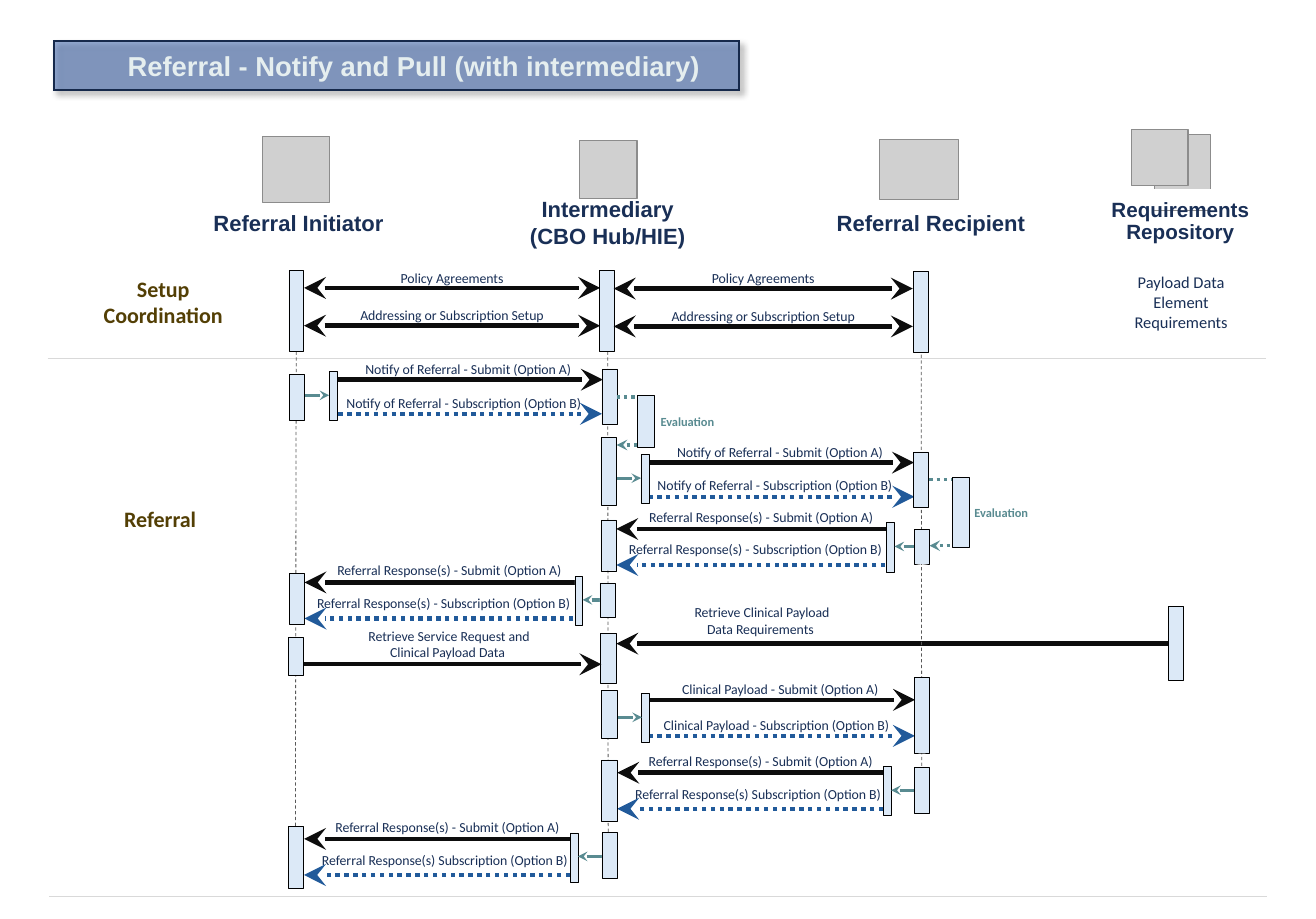
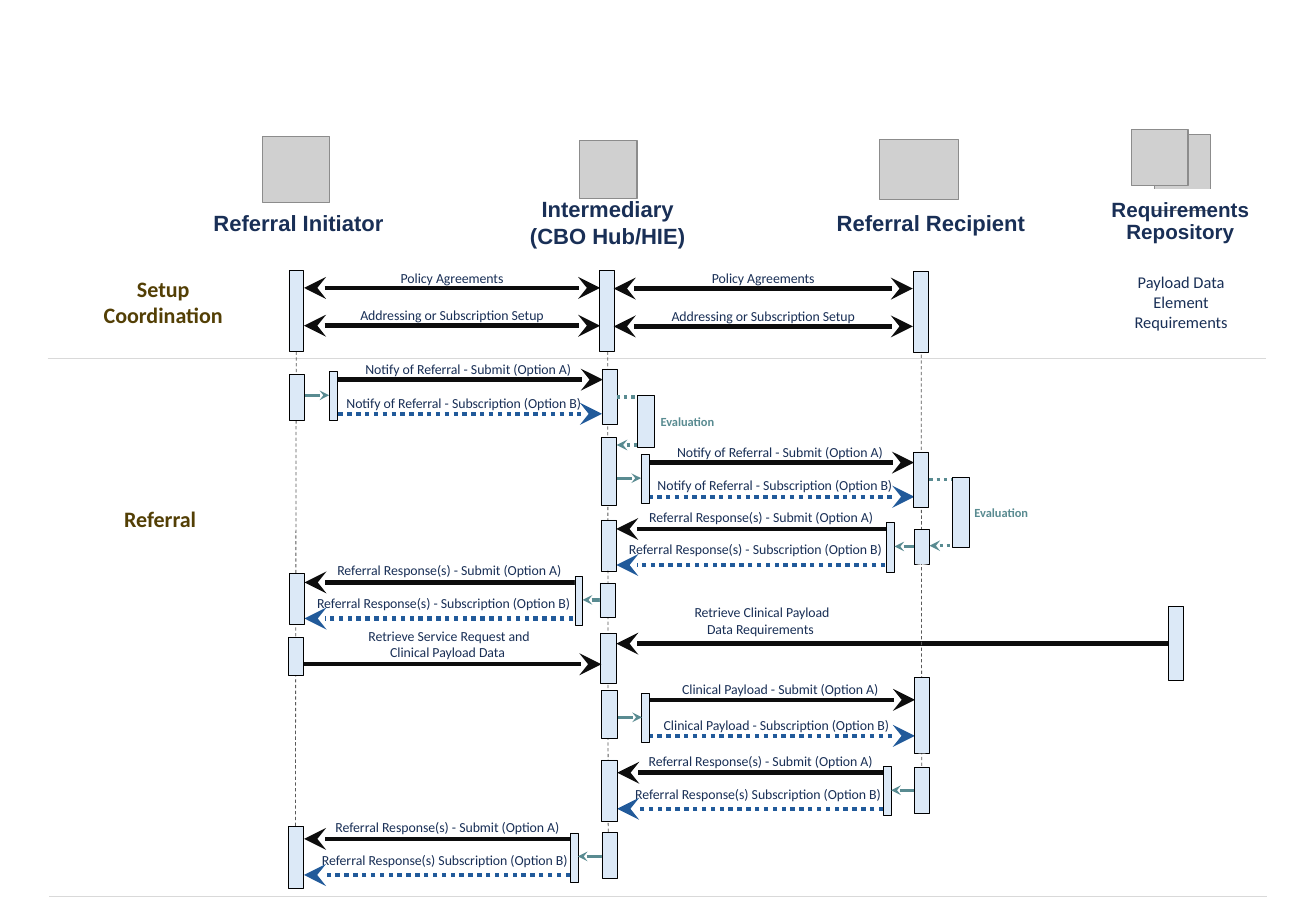
Before and after one commit to HL7/bser, a slide deck: slide 4 of input/imagesourcefiles/BSeR Flow Diagrams - V7.pptx. Drawn at 1316x919 pixels with LibreOffice and Linux fonts; fonts in the diff are those of the drawing; grey boxes stand for pictures. Boxes give left, top, right and bottom in pixels: in the first picture for what was removed or moved away, otherwise in the second. Text is boxed around its words. In the diff, an @@ line names an element or a change of style, - is before the commit and + after.

```diff
--- a/input/imagesourcefiles/BSeR Flow Diagrams - V7.pptx
+++ b/input/imagesourcefiles/BSeR Flow Diagrams - V7.pptx
@@ rectangle removed at box(54, 41, 739, 89) @@
@@ text removed at box(128, 56, 699, 82) @@
-Referral - Notify and Pull (with intermediary)
```
Also in this commit, not shown: 2 other slides changed, 1 slide added, 2 other files.
